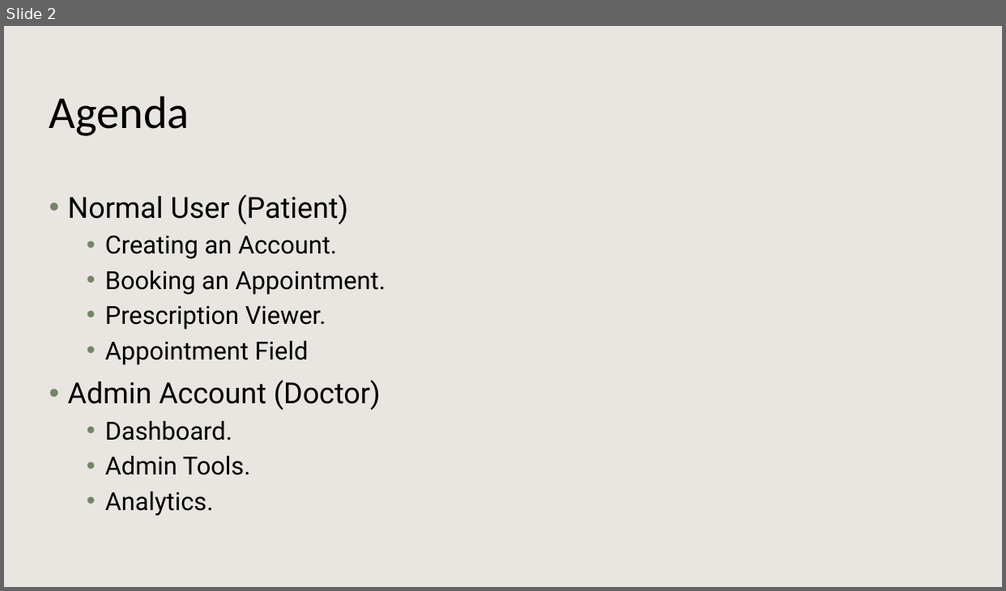
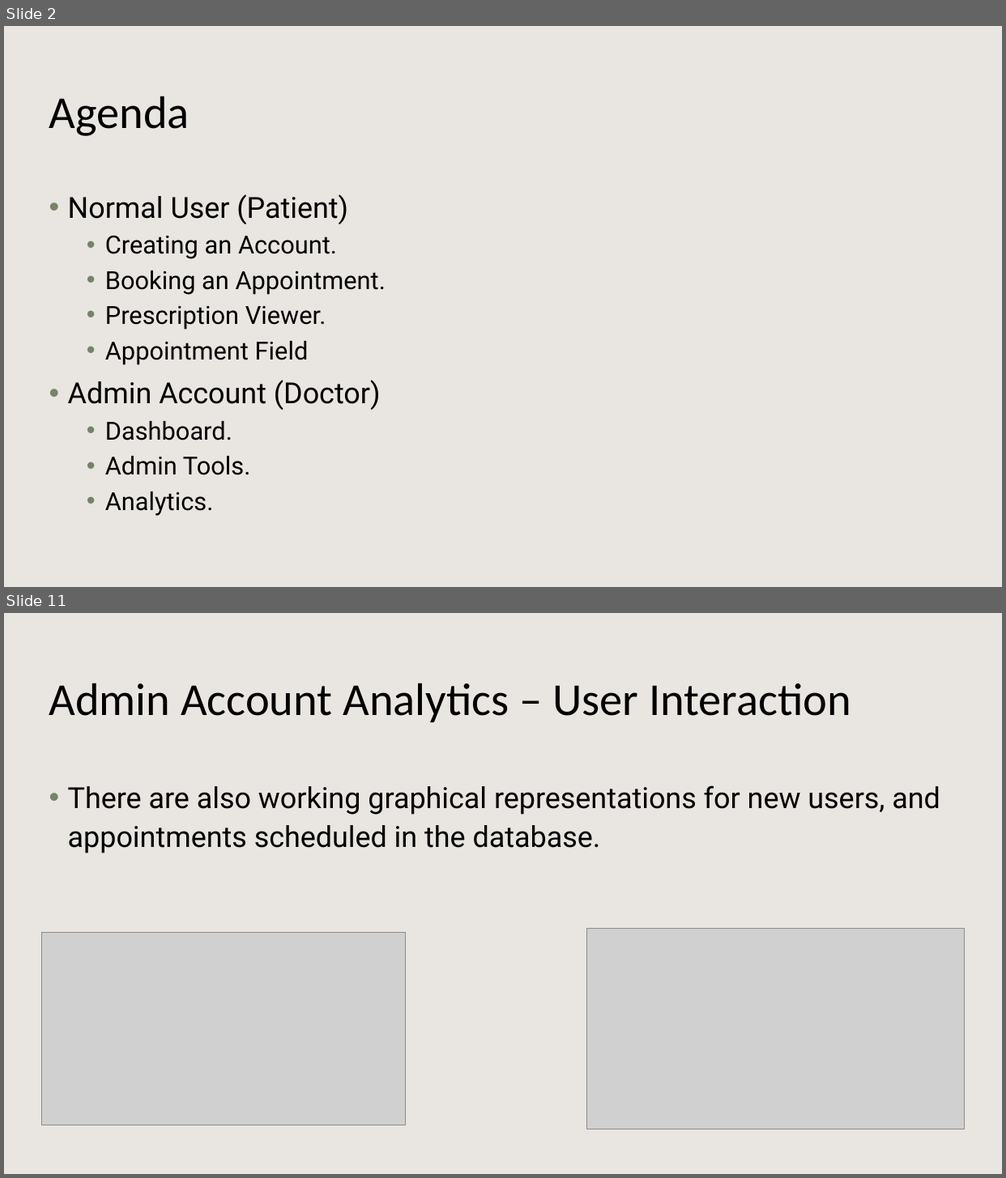
Before and after one commit to Kaylaheady/webDevPortalAndScheduling, a slide deck: docs/Online Appointment and Record System Demo.pptx. Shown one above the other, each under a label of ours: slide 2 before the commit, slides 2 and 11 after it; the slides between them are not shown. The pictures are 1006x591 and 1006x1178 pixels, drawn with LibreOffice and Linux fonts; fonts in the diff are those of the drawing; grey boxes stand for pictures; background and template pictures are left out. Boxes give left, top, right and bottom in pixels: in the first picture for what was removed or moved away, otherwise in the second. Text is boxed around its words. In the diff, an @@ line names an element or a change of style, - is before the commit and + after.

```diff
--- a/docs/Online Appointment and Record System Demo.pptx
+++ b/docs/Online Appointment and Record System Demo.pptx
@@ slide 11 added at [4, 613, 1002, 1174], background #FFFFFF; not listed: 1 template element that a slide beside it also shows @@
@@ title added at [49, 683, 851, 722], 44 pt, text #000000 @@
+Admin Account Analytics – User Interaction
@@ text added at [68, 786, 940, 854], 28 pt, text #000000 @@
+• There are also working graphical representations for new users, and appointments scheduled in the database.
@@ picture added at [41, 933, 406, 1125] @@
@@ picture added at [586, 929, 965, 1130] @@
```
Also in this commit, not shown: 9 other slides added.
